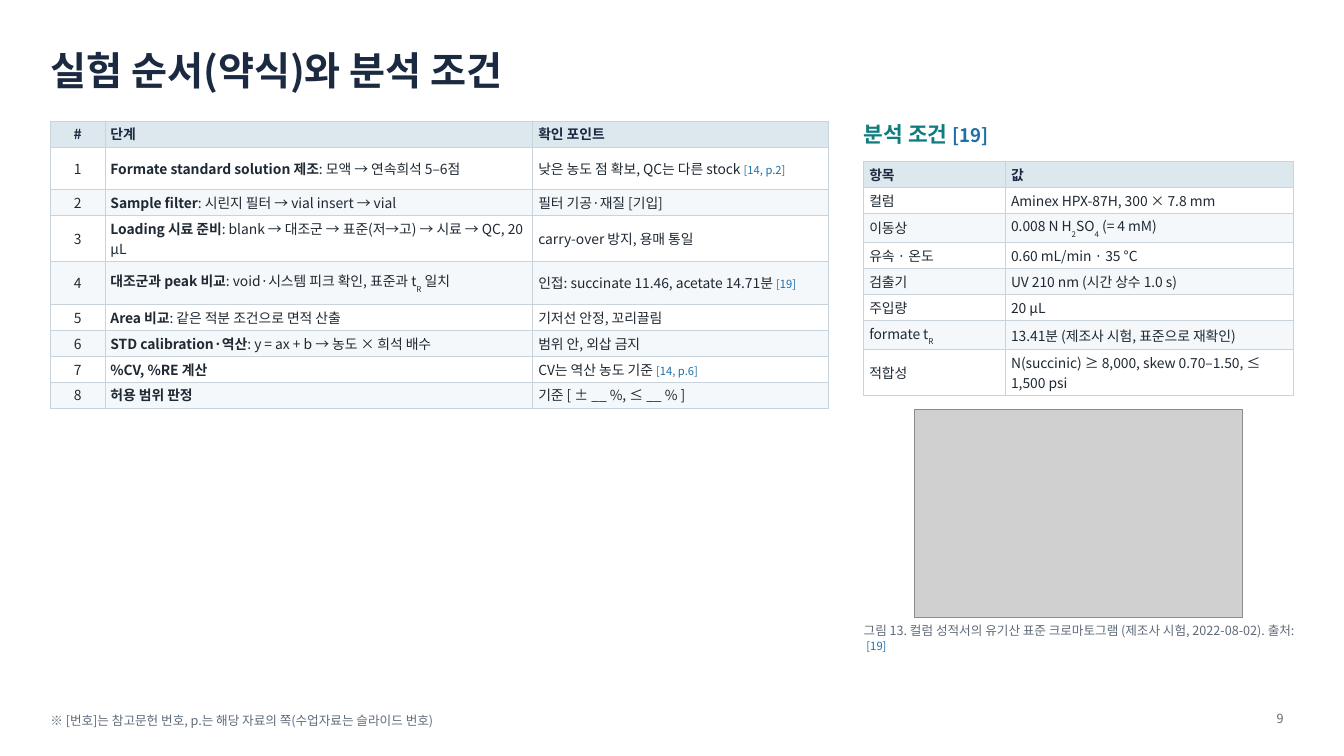
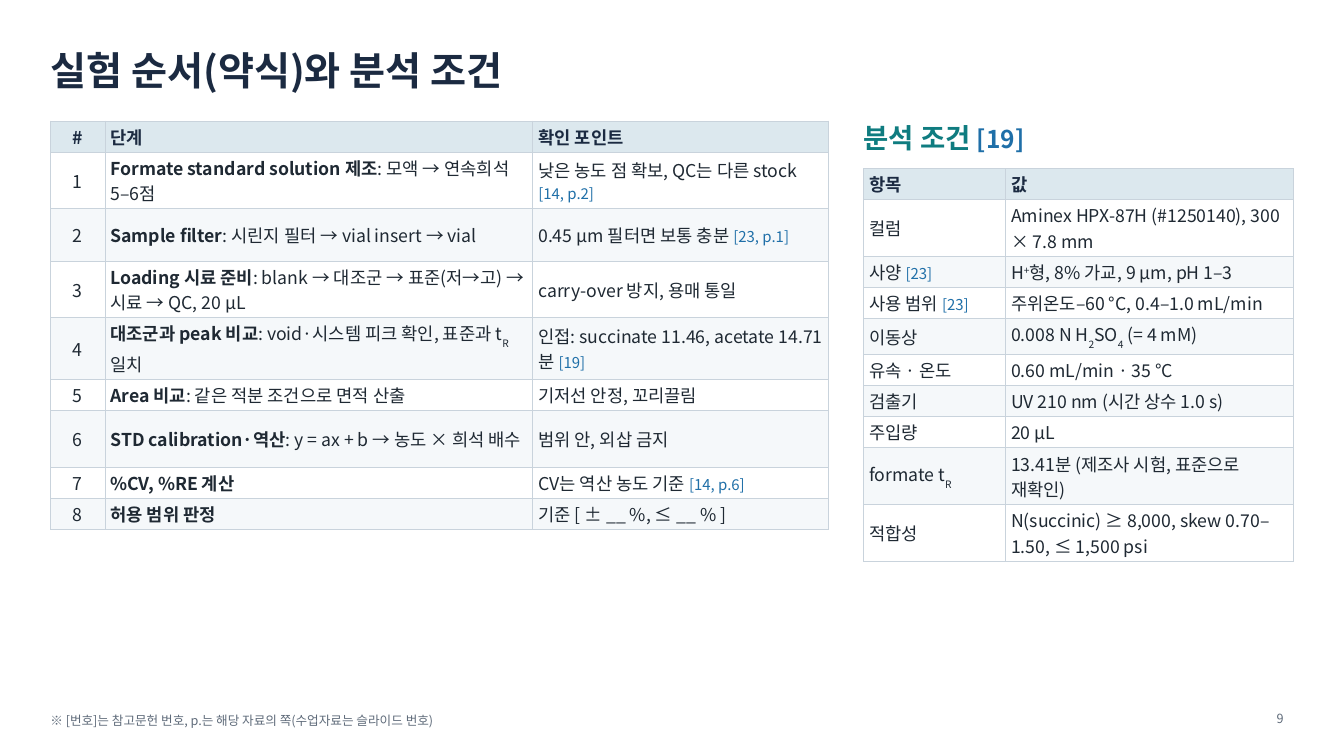
Before and after one commit to mingyu221/office, a slide deck: slide 9 of HPLC_formate_slides_KO.pptx. Drawn at 1344x756 pixels with LibreOffice and Linux fonts; fonts in the diff are those of the drawing; grey boxes stand for pictures. Boxes give left, top, right and bottom in pixels: in the first picture for what was removed or moved away, otherwise in the second. Text is boxed around its words. In the diff, an @@ line names an element or a change of style, - is before the commit and + after.

```diff
--- a/HPLC_formate_slides_KO.pptx
+++ b/HPLC_formate_slides_KO.pptx
@@ table at (50,121,828,527) @@
-row 3, column 3: 필터 기공·재질 [기입]
+row 3, column 3: 0.45 µm 필터면 보통 충분 [23, p.1]
@@ size 9.9 to 12.7 pt in "#", "단계", "확인 포인트", "1" and 22 more places @@
@@ size 8 to 10.7 pt in "[14, p.2]", "[19]", "[14, p.6]" @@
@@ text "분석 조건 [19]" at (864,125,1024,153): size 15.3 to 19.6 pt in "분석 조건"; size 13.3 to 17.6 pt in "[19]" @@
@@ table at (864,168,1295,561) @@
-row 2: 컬럼 | Aminex HPX-87H, 300 × 7.8 mm
+row 2: 컬럼 | Aminex HPX-87H (#1250140), 300 × 7.8 mm
+row 3: 사양 [23] | H+형, 8% 가교, 9 µm, pH 1–3
+row 4: 사용 범위 [23] | 주위온도–60 °C, 0.4–1.0 mL/min
@@ table: place and size @@
-table at (864,161,1295,395)
+table at (864,168,1295,561)
@@ picture removed at (914,409,1243,618) @@
@@ text removed at (864,624,1295,652) @@
-그림 13. 컬럼 성적서의 유기산 표준 크로마토그램 (제조사 시험, 2022-08-02). 출처: [19]
```
Also in this commit, not shown: 6 other slides changed, 1 slide added, 3 other files.
